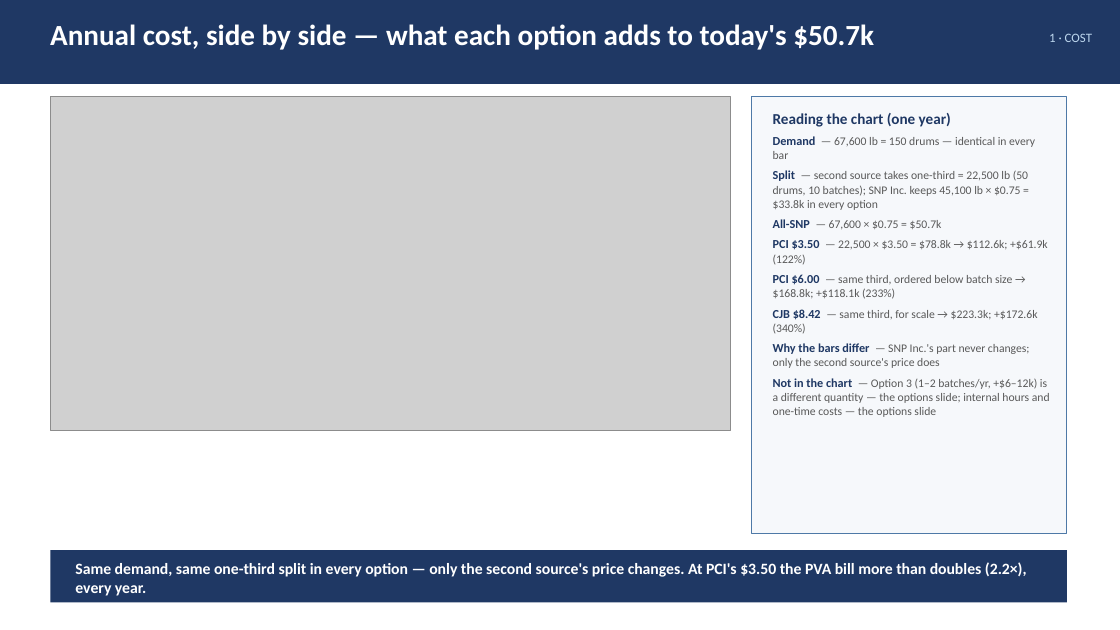
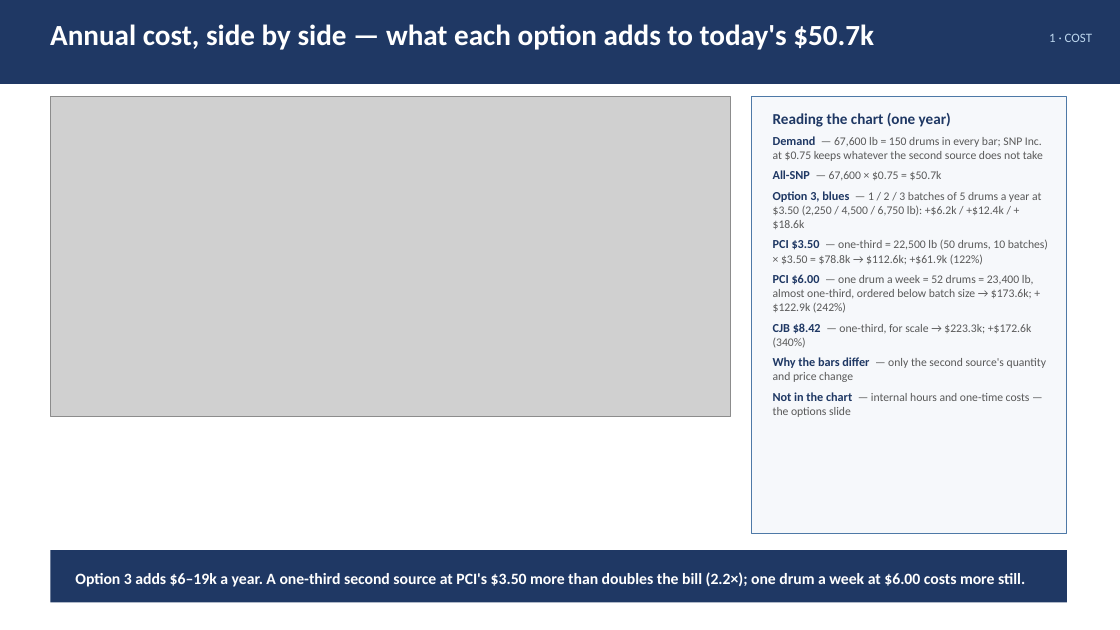
Before and after one commit to naviero1/Claude-Works, a slide deck: slide 3 of PVA second supplier initiative/PVA_Second_Supplier_Leadership_Deck.pptx. Drawn at 1120x630 pixels with LibreOffice and Linux fonts; fonts in the diff are those of the drawing; grey boxes stand for pictures. Boxes give left, top, right and bottom in pixels: in the first picture for what was removed or moved away, otherwise in the second. Text is boxed around its words. In the diff, an @@ line names an element or a change of style, - is before the commit and + after.

```diff
--- a/PVA second supplier initiative/PVA_Second_Supplier_Leadership_Deck.pptx
+++ b/PVA second supplier initiative/PVA_Second_Supplier_Leadership_Deck.pptx
@@ picture: place and size @@
-picture at (50,97,731,431)
+picture at (50,97,731,416)
@@ text at (773,136,1043,161): text changed @@
-Demand — 67,600 lb = 150 drums — identical in every bar
-Split — second source takes one-third = 22,500 lb (50 drums, 10 batches); SNP Inc. keeps 45,100 lb × $0.75 = $33.8k in every option
+Demand — 67,600 lb = 150 drums in every bar; SNP Inc. at $0.75 keeps whatever the second source does not take
@@ text at (773,191,1048,417): text changed @@
-PCI $3.50 — 22,500 × $3.50 = $78.8k → $112.6k; +$61.9k (122%)
-PCI $6.00 — same third, ordered below batch size → $168.8k; +$118.1k (233%)
-CJB $8.42 — same third, for scale → $223.3k; +$172.6k (340%)
-Why the bars differ — SNP Inc.'s part never changes; only the second source's price does
-Not in the chart — Option 3 (1–2 batches/yr, +$6–12k) is a different quantity — the options slide; internal hours and one-time costs — the options slide
+Option 3, blues — 1 / 2 / 3 batches of 5 drums a year at $3.50 (2,250 / 4,500 / 6,750 lb): +$6.2k / +$12.4k / +$18.6k
+PCI $3.50 — one-third = 22,500 lb (50 drums, 10 batches) × $3.50 = $78.8k → $112.6k; +$61.9k (122%)
+PCI $6.00 — one drum a week = 52 drums = 23,400 lb, almost one-third, ordered below batch size → $173.6k; +$122.9k (242%)
+CJB $8.42 — one-third, for scale → $223.3k; +$172.6k (340%)
+Why the bars differ — only the second source's quantity and price change
+Not in the chart — internal hours and one-time costs — the options slide
@@ text at (75,572,1025,587): text changed @@
-Same demand, same one-third split in every option — only the second source's price changes. At PCI's $3.50 the PVA bill more than doubles (2.2×), every year.
+Option 3 adds $6–19k a year. A one-third second source at PCI's $3.50 more than doubles the bill (2.2×); one drum a week at $6.00 costs more still.
```
Also in this commit, not shown: 4 other files.
